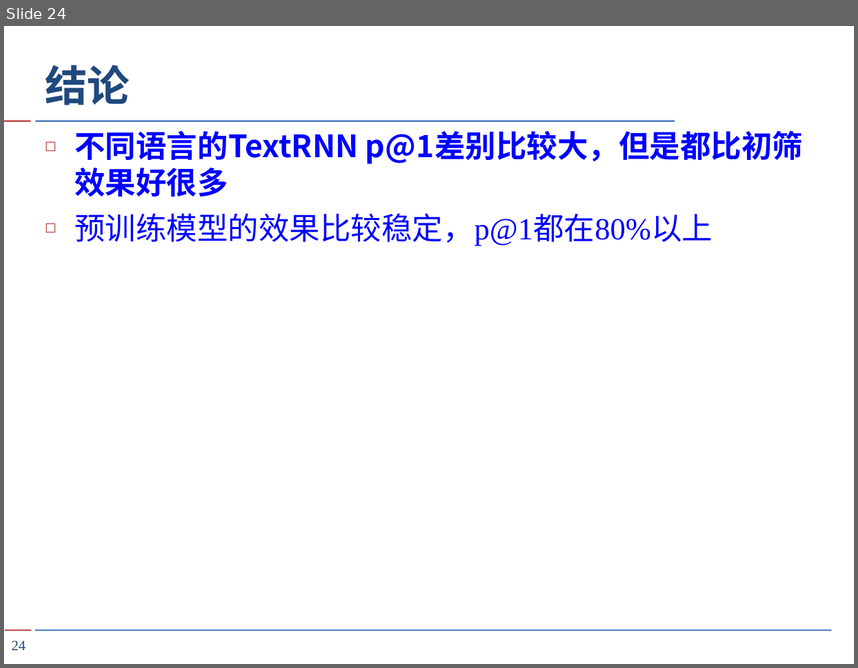
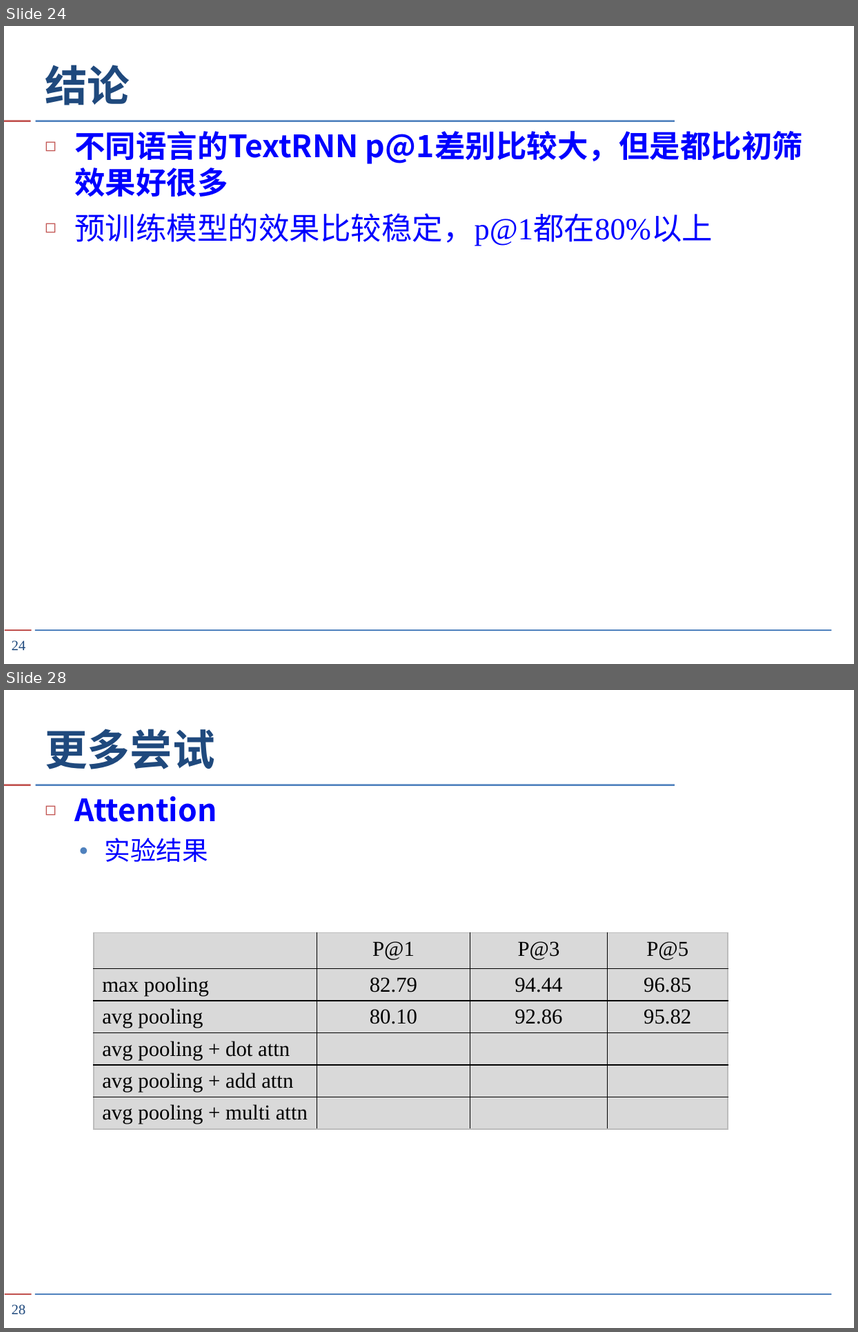
Before and after one commit to HMJW/hmjw.github.io, a slide deck: src/2020-9-3-text-ranker/TextRanker.pptx. Shown one above the other, each under a label of ours: slide 24 before the commit, slides 24 and 28 after it; the slides between them are not shown. The pictures are 858x668 and 858x1332 pixels, drawn with LibreOffice and Linux fonts; fonts in the diff are those of the drawing. Boxes give left, top, right and bottom in pixels: in the first picture for what was removed or moved away, otherwise in the second. Text is boxed around its words. In the diff, an @@ line names an element or a change of style, - is before the commit and + after.

Commit message:
TextRanker

```diff
--- a/src/2020-9-3-text-ranker/TextRanker.pptx
+++ b/src/2020-9-3-text-ranker/TextRanker.pptx
@@ slide 28 added at <box>4,690,854,1328</box>, background #FFFFFF; not listed: 4 template elements that a slide beside it also shows @@
@@ title added at <box>45,729,214,769</box>, 36 pt, text #1F497D, bold @@
+更多尝试
@@ text added at <box>74,796,217,862</box>, 26 pt, text #0000FF, bold @@
+◻ Attention
+  ● 实验结果
@@ table added at <box>93,932,728,1138</box>, 6 rows, 4 columns @@
+ | P@1 | P@3 | P@5
+max pooling | 82.79 | 94.44 | 96.85
+avg pooling | 80.10 | 92.86 | 95.82
+avg pooling + dot attn |  |  | 
+avg pooling + add attn |  |  | 
+avg pooling + multi attn |  |  | 
@@ page number added at <box>12,1304,25,1314</box>, 12 pt, text #1F497D @@
+28
```
Also in this commit, not shown: 1 slide changed, 4 other slides added.
